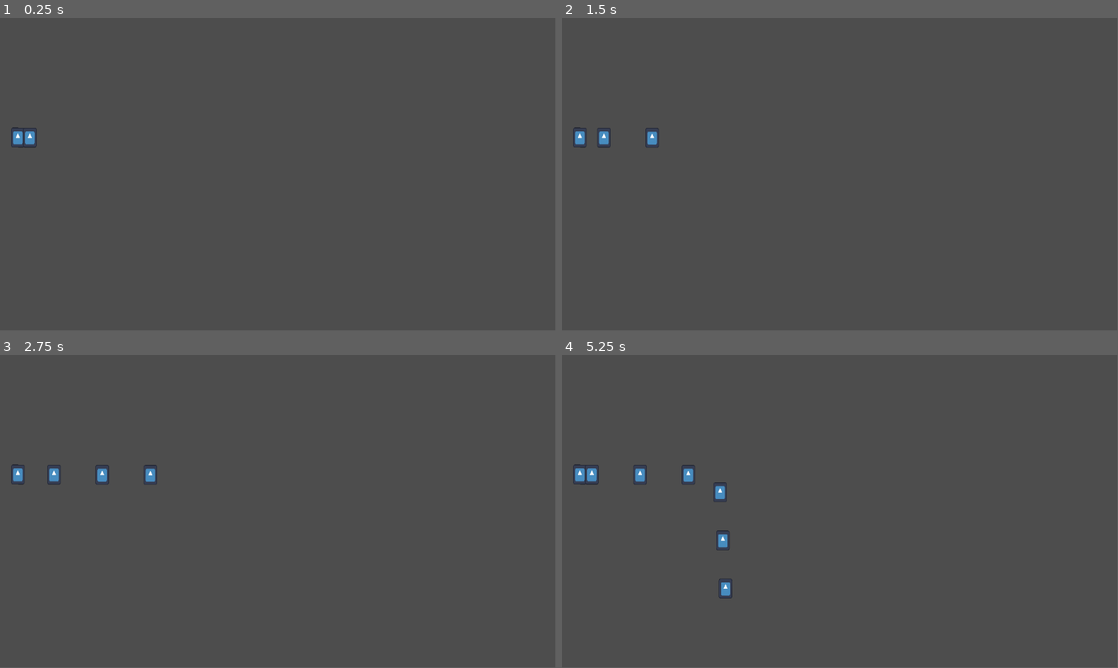
Above: before the commit, frames 1-4 (two rows, left to right).
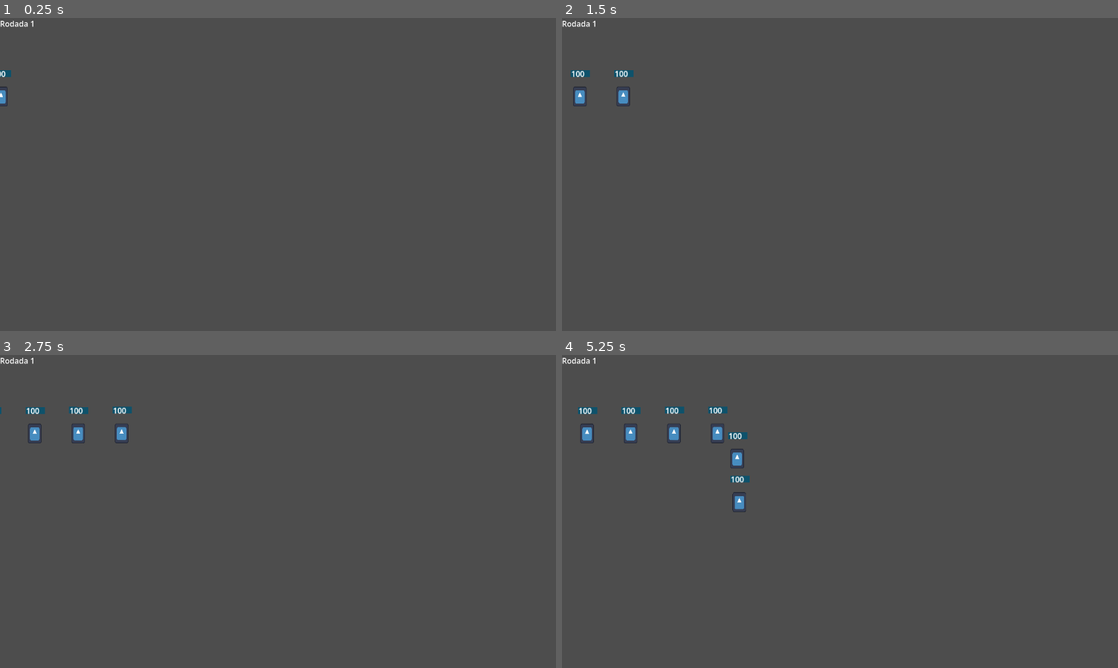
Above: after the commit, the same moments.

Repository: vnvnpa/power-defense-game-jam
Game: Godot game, scene res://cenas/primaria.tscn
Same seed, same stepped clock (60 frames per second), same inputs: the game is played once before the commit and once after it. The project has no main scene, so this scene is started directly. The engine's default icon, where the game draws it, is replaced by a stand-in: a white triangle on a blue panel in a dark square.
Inputs:
- Up to frame 1 (0.25 s): no input
- Up to frame 2 (1.5 s): no input
- Up to frame 3 (2.75 s): no input
- Up to frame 4 (5.25 s): no input
In our replay, the window is 799x449 before the commit and 800x450 after it. These sizes can differ from the game's own. Grey fills any space a smaller window leaves; there, only what the larger window draws over its background counts as a difference.

The runs differ from the first frame. In frame 1, 0.4% of the frame differs, in the area x 0-7%, y 0-42%; in frame 2, 0.7%; in frame 3, 1.0%; in frame 4, 1.8%, in the area x 0-34%, y 0-78%.

Commit message:
v:0.1
saindo do absoluto nada e ainda no nada, criei a vida dos inimigos, base para criaçao de defensores e uma futura loja retatil ja.

Diff:
--- /dev/null
+++ b/torre-defense/cenas/atiradores.tscn
@@ -0,0 +1,16 @@
+[gd_scene format=3 uid="uid://d2br46qne6f3w"]
+
+[ext_resource type="Texture2D" uid="uid://c0xyrayn4y7p7" path="res://icon.svg" id="1_m6cbh"]
+
+[sub_resource type="CircleShape2D" id="CircleShape2D_xrivr"]
+radius = 321.18842
+
+[node name="Node2D" type="Node2D" unique_id=677093148]
+
+[node name="Icon" type="Sprite2D" parent="." unique_id=1688763858]
+texture = ExtResource("1_m6cbh")
+
+[node name="Area2D" type="Area2D" parent="." unique_id=829378561]
+
+[node name="CollisionShape2D" type="CollisionShape2D" parent="Area2D" unique_id=1468733866]
+shape = SubResource("CircleShape2D_xrivr")
--- /dev/null
+++ b/torre-defense/cenas/loja.tscn
@@ -0,0 +1,42 @@
+[gd_scene format=3 uid="uid://cxxpc1nss8vjp"]
+
+[ext_resource type="Script" uid="uid://nbfagnpuor5v" path="res://script/control.gd" id="1_pfxg8"]
+
+[sub_resource type="Theme" id="Theme_xrivr"]
+Button/colors/font_color = Color(0.47076458, 0.34284952, 0.060588732, 1)
+Button/colors/font_focus_color = Color(0.9490196, 0.9490196, 0.101960786, 1)
+Button/colors/font_outline_color = Color(0, 0, 0.38039216, 1)
+Button/colors/font_pressed_color = Color(1, 1, 0.5254902, 1)
+Button/colors/icon_focus_color = Color(1, 1, 0.05882353, 1)
+Button/colors/icon_normal_color = Color(0.12941177, 0.13725491, 1, 1)
+Button/font_sizes/font_size = 20
+
+[node name="Control" type="Control" unique_id=1785222013]
+layout_mode = 3
+anchors_preset = 15
+anchor_right = 1.0
+anchor_bottom = 1.0
+grow_horizontal = 2
+grow_vertical = 2
+script = ExtResource("1_pfxg8")
+
+[node name="Button" type="Button" parent="." unique_id=1442711442]
+layout_mode = 1
+anchors_preset = 2
+anchor_top = 1.0
+anchor_bottom = 1.0
+offset_top = -43.0
+offset_right = 247.5
+grow_vertical = 0
+theme = SubResource("Theme_xrivr")
+text = "LOJA"
+
+[node name="ColorRect" type="ColorRect" parent="." unique_id=1587393121]
+layout_mode = 0
+offset_left = -16.0
+offset_top = 648.0
+offset_right = 339.0
+offset_bottom = 878.0
+color = Color(0, 0, 0, 0.8980392)
+
+[connection signal="pressed" from="Button" to="." method="_on_button_pressed"]
--- /dev/null
+++ b/torre-defense/cenas/menu.tscn
@@ -0,0 +1,28 @@
+[gd_scene format=3 uid="uid://c6nnbojyc2s3w"]
+
+[node name="CanvasLayer" type="CanvasLayer" unique_id=2050701878]
+
+[node name="Control" type="Control" parent="." unique_id=795841657]
+layout_mode = 3
+anchors_preset = 15
+anchor_right = 1.0
+anchor_bottom = 1.0
+grow_horizontal = 2
+grow_vertical = 2
+
+[node name="VBoxContainer" type="VBoxContainer" parent="Control" unique_id=360305249]
+layout_mode = 1
+anchors_preset = 8
+anchor_left = 0.5
+anchor_top = 0.5
+anchor_right = 0.5
+anchor_bottom = 0.5
+offset_left = -20.0
+offset_top = -20.0
+offset_right = 20.0
+offset_bottom = 20.0
+grow_horizontal = 2
+grow_vertical = 2
+
+[node name="Button" type="Button" parent="Control/VBoxContainer" unique_id=1069161866]
+layout_mode = 2
--- a/torre-defense/cenas/primaria.tscn
+++ b/torre-defense/cenas/primaria.tscn
@@ -6,21 +6,30 @@
 
 [sub_resource type="Curve2D" id="Curve2D_w75ji"]
 _data = {
-"points": PackedVector2Array(0, 0, 0, 0, 38, 249, 0, 0, 0, 0, 327, 250, 0, 0, 0, 0, 341, 498, 0, 0, 0, 0, 651, 489, 0, 0, 0, 0, 807, 343, 0, 0, 0, 0, 807, 163, 0, 0, 0, 0, 944, 159, 0, 0, 0, 0, 945, 492, 0, 0, 0, 0, 881, 579, 0, 0, 0, 0, 534, 598, 0, 0, 0, 0, 537, 655)
+"points": PackedVector2Array(0, 0, 0, 0, -55, 251, 0, 0, 0, 0, 327, 250, 0, -77.99999, 0, 77.99999, 336, 430, -52.499996, 16.499998, 52.499996, -16.499998, 651, 489, -31.499998, 55.499996, 31.499998, -55.499996, 807, 343, 0, 0, 0, 0, 807, 163, 0, 0, 0, 0, 944, 159, 0, 0, 0, 0, 945, 492, 0, 0, 0, 0, 881, 579, 32.999996, 7.4999995, -32.999996, -7.4999995, 636, 623)
 }
-point_count = 11
+point_count = 10
 
 [node name="Node2D" type="Node2D" unique_id=1939666864]
 script = ExtResource("1_ktc6x")
-inimigo_scene = ExtResource("2_ktc6x")
+inimigos_scenes = Array[PackedScene]([ExtResource("2_ktc6x")])
+intervalo = 0.9
+tempo_min_entre_rodadas = 5.0
+tempo_max_entre_rodadas = 8.0
 
 [node name="Path2D" type="Path2D" parent="." unique_id=1369968415]
+position = Vector2(33, -87)
 curve = SubResource("Curve2D_w75ji")
 
 [node name="PathFollow2D" type="PathFollow2D" parent="Path2D" unique_id=1118525654]
-position = Vector2(38, 249)
+position = Vector2(-55, 251)
 rotation = 0.0034601938
 rotates = false
+loop = false
 script = ExtResource("1_w75ji")
 
 [node name="Node2D" parent="Path2D/PathFollow2D" unique_id=1562884970 instance=ExtResource("2_ktc6x")]
+
+[node name="Rodada" type="Label" parent="." unique_id=1564613674]
+offset_right = 40.0
+offset_bottom = 23.0
--- a/torre-defense/cenas/slime.tscn
+++ b/torre-defense/cenas/slime.tscn
@@ -20,3 +20,20 @@
 position = Vector2(-0.99999905, -1.0000038)
 scale = Vector2(0.21875, 0.3203125)
 texture = ExtResource("1_ulb1h")
+
+[node name="ColorRect" type="ColorRect" parent="." unique_id=554752937]
+offset_left = -20.0
+offset_top = -56.0
+offset_right = 20.0
+offset_bottom = -42.0
+pivot_offset = Vector2(20, 18)
+color = Color(7.460266e-07, 0.32619923, 0.44430315, 0.5764706)
+
+[node name="vida" type="Label" parent="ColorRect" unique_id=1782991430]
+layout_mode = 0
+offset_left = 1.0
+offset_top = -4.0
+offset_right = 40.0
+offset_bottom = 19.0
+pivot_offset = Vector2(19, 11)
+size_flags_horizontal = 4
--- a/torre-defense/project.godot
+++ b/torre-defense/project.godot
@@ -11,8 +11,15 @@
 [application]
 
 config/name="torre defense"
-config/features=PackedStringArray("4.6", "Forward Plus")
+config/features=PackedStringArray("4.7", "Forward Plus")
 config/icon="res://icon.svg"
+
+[display]
+
+window/size/borderless=true
+window/stretch/mode="canvas_items"
+window/stretch/aspect="expand"
+window/stretch/scale_mode="integer"
 
 [physics]
 
--- /dev/null
+++ b/torre-defense/script/control.gd
@@ -0,0 +1,11 @@
+extends Control
+
+var pressed = false
+
+func _on_button_pressed() -> void:
+	if pressed:
+		position.y += 200
+		pressed = false
+	elif pressed == false:
+		position.y += -200
+		pressed = true
--- a/torre-defense/script/primaria.gd
+++ b/torre-defense/script/primaria.gd
@@ -1,26 +1,44 @@
 extends Node2D
 
-@export var inimigo_scene: PackedScene
-@export var intervalo: float = 1.0
+@onready var Rodada: Label = $Rodada
 
 @onready var path_follow_original: PathFollow2D = $Path2D/PathFollow2D
 
-var inimigos_spawnados = 0
+@export var inimigos_scenes: Array[PackedScene]
+@export var intervalo: float = 1.0  # tempo entre cada inimigo dentro da rodada
+
+@export var total_rodadas: int = 4
+@export var min_inimigos_por_rodada: int = 5
+@export var max_inimigos_por_rodada: int = 15
+
+@export var tempo_min_entre_rodadas: float = 2.0
+@export var tempo_max_entre_rodadas: float = 5.0
 
 func _ready():
-	$Path2D/PathFollow2D.set_process(false)
-	spawn_inimigo()
+	path_follow_original.set_process(false)
+	await iniciar_rodadas()
 
-func spawn_inimigo():
-	var novo_path_follow = path_follow_original.duplicate()
+func iniciar_rodadas():
+	for i in range(total_rodadas):
+		Rodada.text = "Rodada " + str(i + 1)
 
-	novo_path_follow.progress = 0.0
+		var quantidade = randi_range(min_inimigos_por_rodada, max_inimigos_por_rodada)
+		await spawnar_rodada(quantidade)
 
-	var inimigo = inimigo_scene.instantiate()
-	novo_path_follow.add_child(inimigo)
+		var tempo_espera = randf_range(tempo_min_entre_rodadas, tempo_max_entre_rodadas)
+		await get_tree().create_timer(tempo_espera).timeout
 
-	$Path2D.add_child(novo_path_follow)
-	inimigos_spawnados += 1
+	##Rodada.text = "Fim das rodadas"
 
-	await get_tree().create_timer(intervalo).timeout
-	spawn_inimigo()
+func spawnar_rodada(quantidade: int):
+	for j in range(quantidade):
+		var novo_path_follow = path_follow_original.duplicate()
+		novo_path_follow.progress = 0.0
+
+		var cena_escolhida = inimigos_scenes[randi() % inimigos_scenes.size()]
+		var inimigo = cena_escolhida.instantiate()
+		novo_path_follow.add_child(inimigo)
+
+		$Path2D.add_child(novo_path_follow)
+
+		await get_tree().create_timer(intervalo).timeout
--- a/torre-defense/script/slime.gd
+++ b/torre-defense/script/slime.gd
@@ -1,9 +1,13 @@
 extends Node2D
 
+@onready var vida: Label = $ColorRect/vida
+
 var posicao_x_anterior: float = 0.0
+var life = 100
 
 func _ready():
 	posicao_x_anterior = global_position.x
+	vida.text = str(life)
 
 func _process(delta):
 	var posicao_x_atual = global_position.x
Not shown, added: torre-defense/script/control.gd.uid
